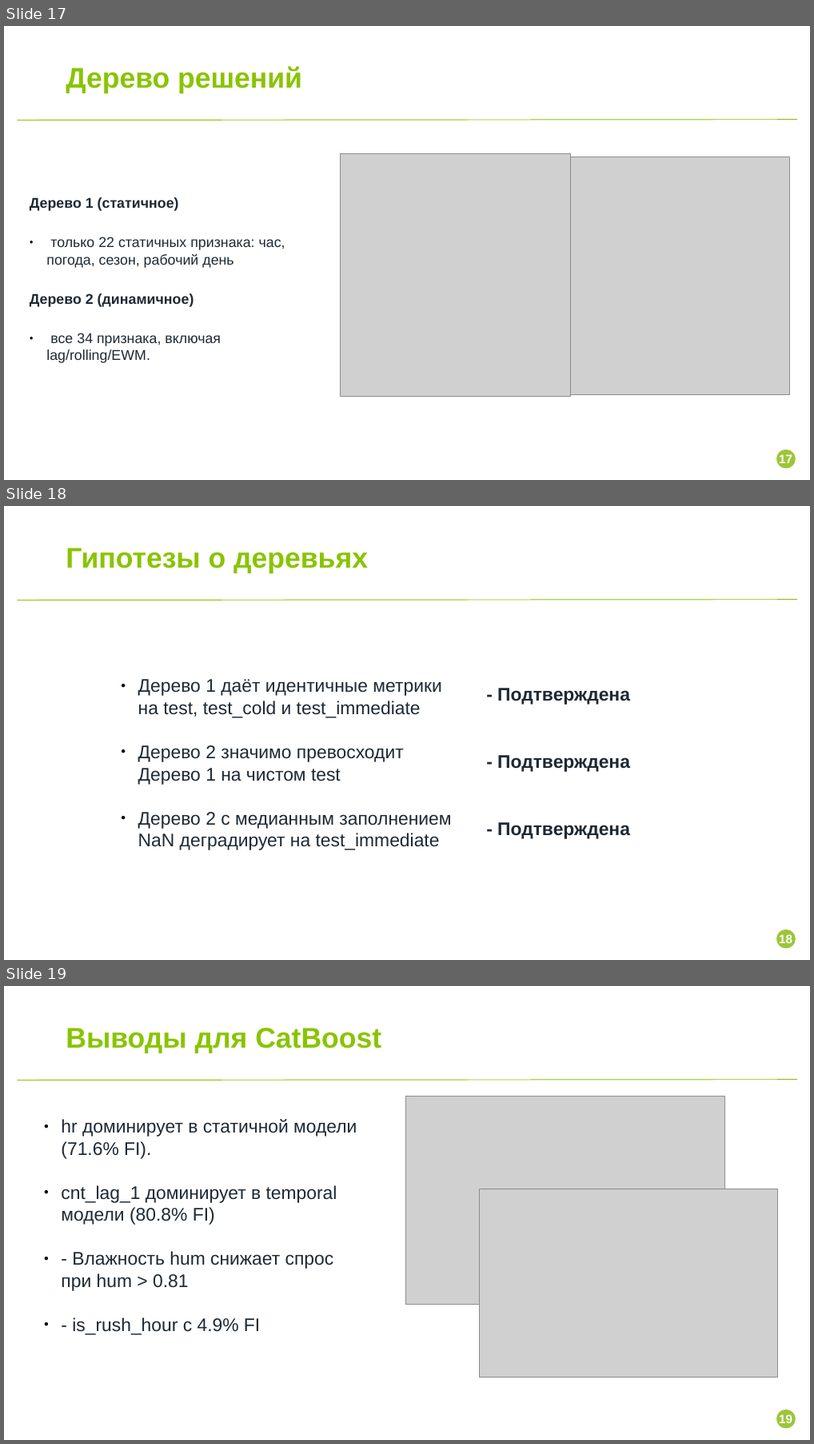
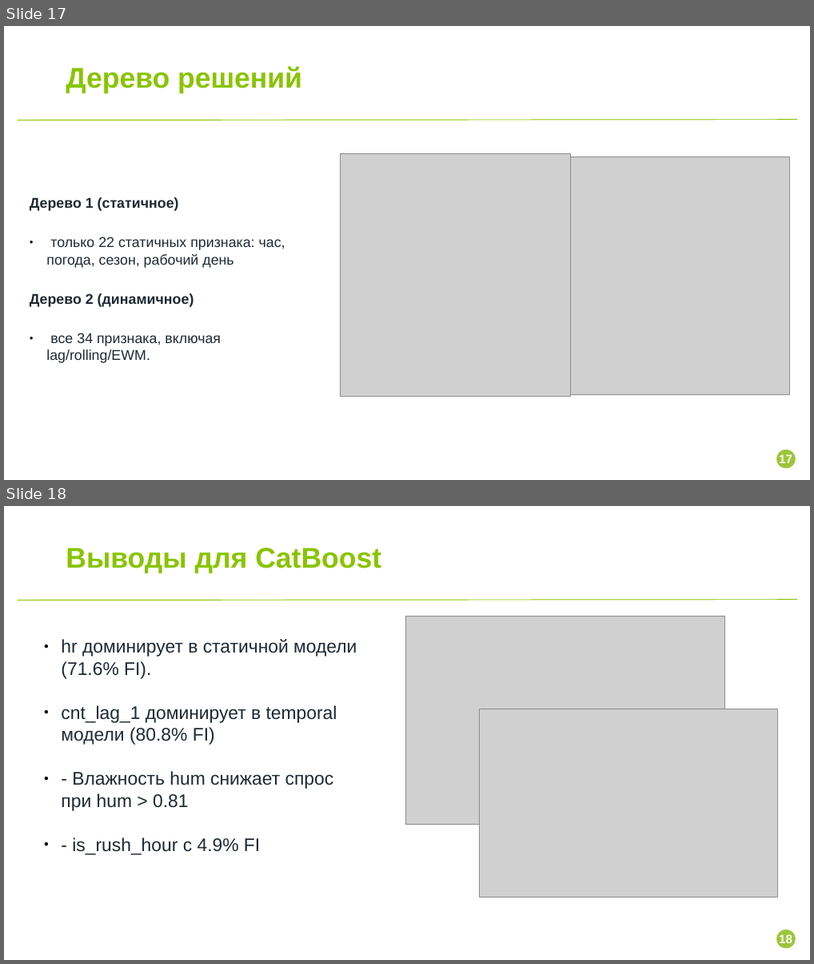
Before and after one commit to Kanogame/bikeshare, a slide deck: docs/presentation.pptx. Shown one above the other, each under a label of ours: slides 17, 18 and 19 before the commit, slides 17 and 18 after it. The pictures are 814x1444 and 814x964 pixels, drawn with LibreOffice and Linux fonts; fonts in the diff are those of the drawing; grey boxes stand for pictures; background and template pictures are left out. Boxes give left, top, right and bottom in pixels: in the first picture for what was removed or moved away, otherwise in the second. Text is boxed around its words. In the diff, an @@ line names an element or a change of style, - is before the commit and + after.

```diff
--- a/docs/presentation.pptx
+++ b/docs/presentation.pptx
@@ slide 18 removed at (4, 506, 810, 960), background picture (left out); not listed: 2 template elements that a slide beside it also shows @@
@@ text removed at (66, 548, 368, 573) @@
-Гипотезы о деревьях
@@ line removed from (17, 600) to (798, 600) @@
@@ text removed at (138, 679, 451, 850) @@
-● Дерево 1 даёт идентичные метрики на test, test_cold и test_immediate
-● Дерево 2 значимо превосходит Дерево 1 на чистом test
-● Дерево 2 с медианным заполнением NaN деградирует на test_immediate
@@ text removed at (498, 688, 630, 839) @@
-- Подтверждена
-- Подтверждена
-- Подтверждена
@@ page number removed at (779, 934, 793, 943) @@
-18
@@ what was slide 19 is now slide 18 @@
```
Also in this commit, not shown: 1 slide changed, 2 other slides removed, 4 other files.
